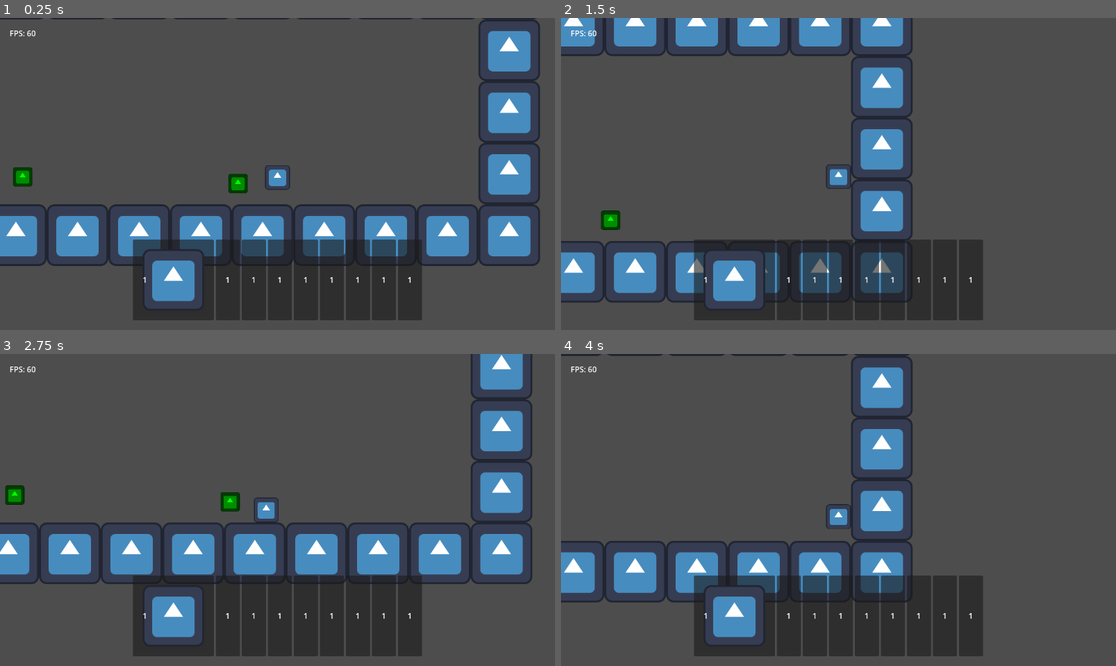
Above: before the commit, frames 1-4 (two rows, left to right).
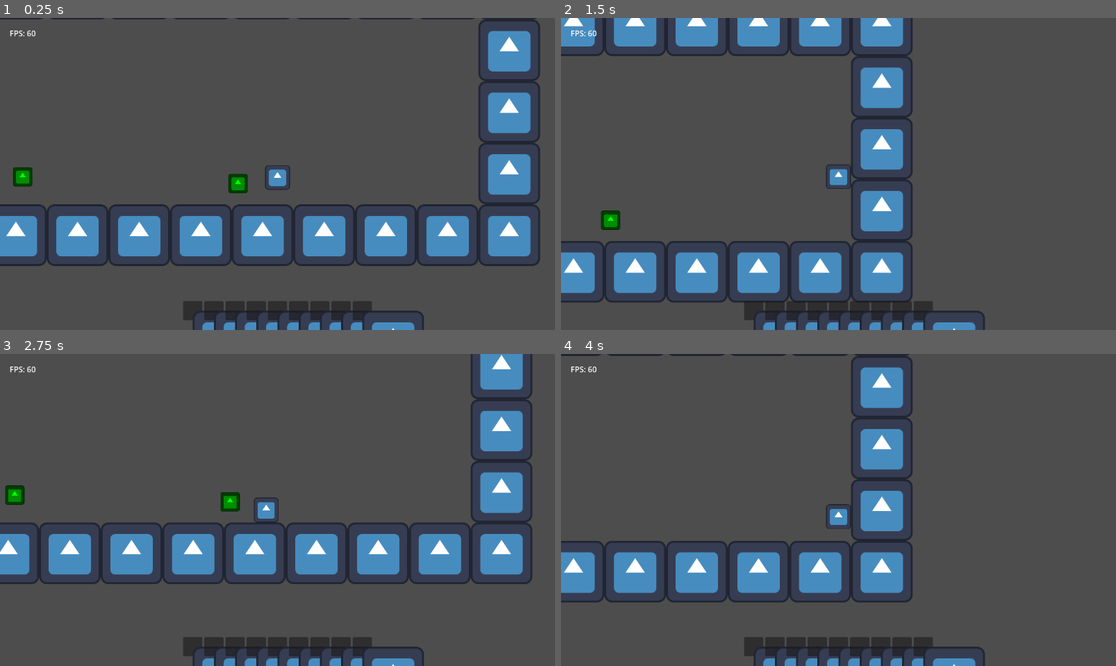
Above: after the commit, the same moments.

Repository: TheHumanMRP/RPG-Life-Tracker
Game: Godot game, scene res://Folders/Systems/Main/Scenes/main_scene.tscn
Same seed, same stepped clock (60 frames per second), same inputs: the game is played once before the commit and once after it. The engine's default icon, where the game draws it, is replaced by a stand-in: a white triangle on a blue panel in a dark square.
Inputs:
- Up to frame 1 (0.25 s): no input
- Up to frame 2 (1.5 s): hold D (move_right) from 0.53 s (still down); tap Space (jump) at 0.77 s
- Up to frame 3 (2.75 s): tap Space (jump) at 1.52 s; release D (move_right) at 2.03 s; hold A (move_left) from 2.03 s (still down)
- Up to frame 4 (4 s): release A (move_left) at 2.78 s; hold D (move_right) from 2.78 s (still down); tap Space (jump) at 3.02, 3.77 s

The runs differ from the first frame. In frame 1, 11% of the frame differs, in the area x 23-77%, y 71-100%; in frame 2, 11%; in frame 3, 11%; in frame 4, 11%.

Commit message:
Auto commit at 2026-06-29 23:00:34

Diff:
--- a/Folders/Systems/Inventory_System/Scenes/inventory_slot.tscn
+++ b/Folders/Systems/Inventory_System/Scenes/inventory_slot.tscn
@@ -1,12 +1,21 @@
 [gd_scene format=3 uid="uid://vrxx363a484n"]
 
 [ext_resource type="Script" uid="uid://bkvmj0hs40ess" path="res://Folders/Systems/Inventory_System/Scripts/inventory_slot.gd" id="1_idi7c"]
+[ext_resource type="Texture2D" uid="uid://bqulutjwvblw" path="res://Folders/Assets/icon.svg" id="2_5jo53"]
 
 [node name="Inventory_Slot" type="PanelContainer" unique_id=844703346]
-offset_right = 120.0
-offset_bottom = 63.0
+anchors_preset = 8
+anchor_left = 0.5
+anchor_top = 0.5
+anchor_right = 0.5
+anchor_bottom = 0.5
+offset_left = -60.0
+offset_top = -31.5
+offset_right = 60.0
+offset_bottom = 31.5
+grow_horizontal = 2
+grow_vertical = 2
 script = ExtResource("1_idi7c")
-accepted_item_type = null
 
 [node name="MarginContainer" type="MarginContainer" parent="." unique_id=1684947038]
 layout_mode = 2
@@ -15,12 +24,20 @@
 theme_override_constants/margin_right = 20
 theme_override_constants/margin_bottom = 20
 
-[node name="Label" type="Label" parent="MarginContainer" unique_id=569201814]
+[node name="Control" type="Control" parent="MarginContainer" unique_id=358358584]
+layout_mode = 2
+
+[node name="Label" type="Label" parent="MarginContainer/Control" unique_id=569201814]
 z_index = 2
-layout_mode = 2
+layout_mode = 0
+offset_top = 52.0
+offset_right = 128.0
+offset_bottom = 75.0
 text = "1"
 
-[node name="Logo_Display" type="TextureRect" parent="MarginContainer" unique_id=1196303866]
+[node name="Logo_Display" type="TextureRect" parent="MarginContainer/Control" unique_id=1587192464]
 unique_name_in_owner = true
-z_index = 1
-layout_mode = 2
+layout_mode = 1
+offset_right = 128.0
+offset_bottom = 128.0
+texture = ExtResource("2_5jo53")
